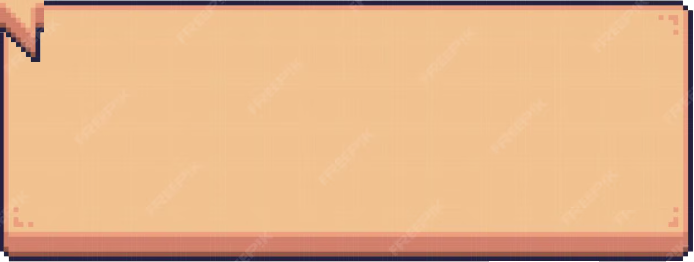
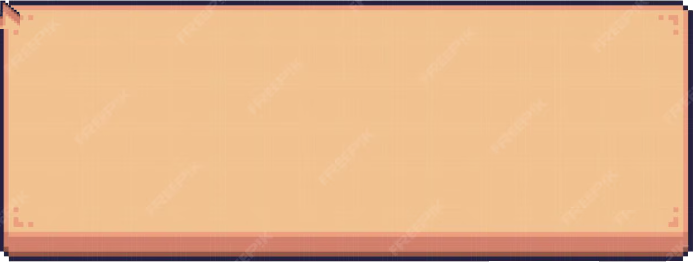
The second 694px x 262px image is a revision of the first. Changes to its layers:
renamed "Layer 2" to "Layer 4", painted on it over bbox(0, 0, 44, 63)
